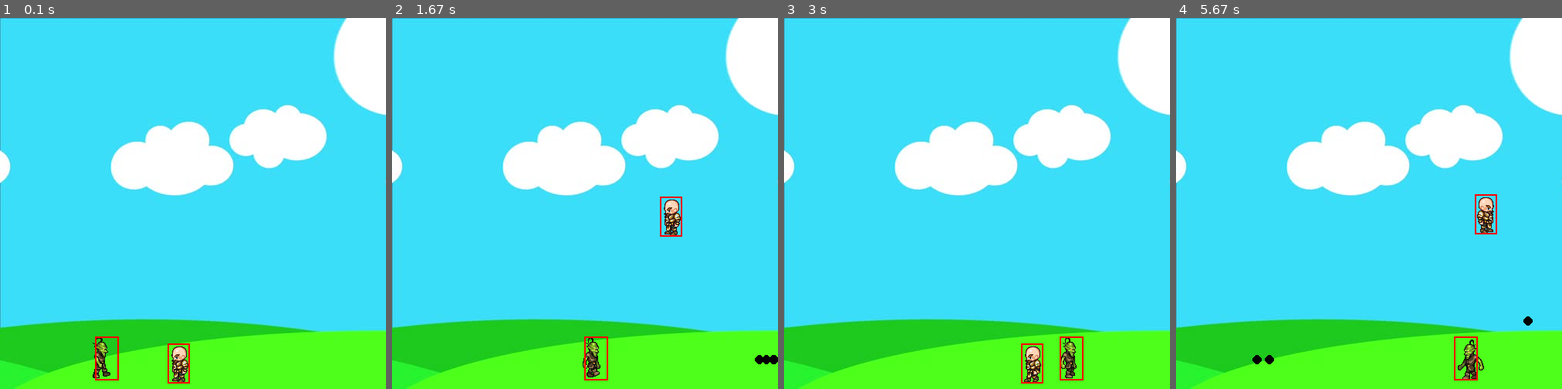
Above: before the commit, frames 1-4 (left to right).
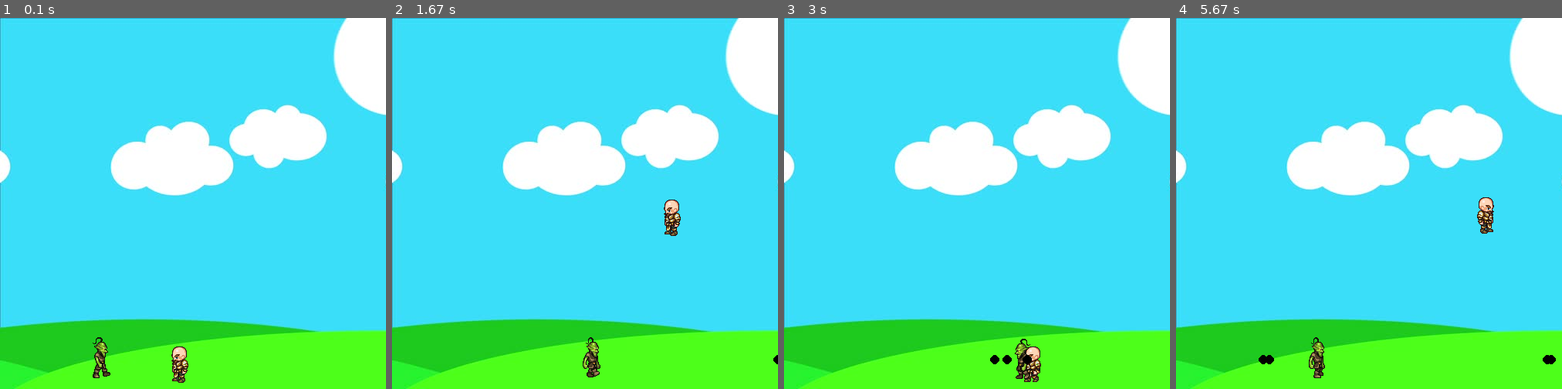
Above: after the commit, the same moments.

Repository: RobertNeuzil/game
Game: pygame game, started from first/game.py
Two runs of this game, one before a commit and one after it. Both use one fixed random seed, a clock stepped at 60 frames per second and the inputs below.
Inputs:
- Up to frame 1 (0.1 s): no input
- Up to frame 2 (1.67 s): hold Space 0.33-0.8 s; hold Right 0.33-0.8 s; hold Right 0.83-1.3 s; tap Space at 0.9, 1.2, 1.4 s; hold Up 1.33-1.63 s
- Up to frame 3 (3 s): hold Right 1.67-2.13 s; tap Space at 1.73, 2.03, 2.23, 2.53, 2.8 s; hold Left 2.17-2.7 s; hold Left from 2.73 s (still down)
- Up to frame 4 (5.67 s): tap Space at 3.1, 3.23, 3.63, 3.93, 4.3, 4.6, 4.8, 5.1, 5.3, 5.63 s; release Left at 3.13 s; hold Up 3.17-3.53 s; hold Right 3.57-4.2 s; hold Left 4.23-4.7 s; hold Right 4.73-5.2 s; hold Up 5.23-5.53 s; hold Right from 5.57 s (still down)

The runs differ from the first frame. In frame 1, 0.3% of the frame differs, in the area x 24-50%, y 85-99%; in frame 2, 0.4%; in frame 3, 0.9%; in frame 4, 1.1%, in the area x 19-99%, y 47-98%.

Commit message:
did something wrong. go back

Diff:
--- a/first/game.py
+++ b/first/game.py
@@ -26,7 +26,6 @@
         self.walkCount = 0
         self.jumpCount = 10
         self.standing = True
-        self.hitbox = (self.x + 17, self.y + 11, 29, 52)
 
     def draw(self, win):
         if self.walkCount + 1 >= 27:
@@ -44,8 +43,6 @@
                 win.blit(walkRight[0], (self.x, self.y))
             else:
                 win.blit(walkLeft[0], (self.x, self.y))
-        self.hitbox = (self.x + 17, self.y + 11, 29, 52)
-        pygame.draw.rect(win, (255,0,0), self.hitbox,2)
 
 
 
@@ -71,42 +68,37 @@
         self.y = y
         self.width = width
         self.height = height
-        self.end = end
-        self.path = [self.x, self.end]
+        self.path = [x, end]
         self.walkCount = 0
         self.vel = 3
-        self.hitbox = (self.x + 17, self.y + 2, 31, 57)
 
-    def draw(self,win):
+    def draw(self, win):
         self.move()
         if self.walkCount + 1 >= 33:
             self.walkCount = 0
 
         if self.vel > 0:
-            win.blit(self.walkRight[self.walkCount //3], (self.x, self.y))
+            win.blit(self.walkRight[self.walkCount//3], (self.x,self.y))
             self.walkCount += 1
         else:
-            win.blit(self.walkLeft[self.walkCount //3], (self.x, self.y))
+            win.blit(self.walkLeft[self.walkCount//3], (self.x,self.y))
             self.walkCount += 1
-        self.hitbox = (self.x + 17, self.y + 2, 31, 57)
-        pygame.draw.rect(win, (255,0,0), self.hitbox,2)
 
     def move(self):
         if self.vel > 0:
-            if self.x + self.vel < self.path[1]:
+            if self.x < self.path[1] + self.vel:
                 self.x += self.vel
             else:
                 self.vel = self.vel * -1
+                self.x += self.vel
                 self.walkCount = 0
         else:
-            if self.x - self.vel > self.path[0]:
+            if self.x > self.path[0] - self.vel:
                 self.x += self.vel
             else:
                 self.vel = self.vel * -1
+                self.x += self.vel
                 self.walkCount = 0
-
-    def hit(self):
-        print('hit')
 
 
 
@@ -122,28 +114,17 @@
 
 #mainloop
 man = player(200, 410, 64,64)
-goblin = enemy(100, 410, 64, 64, 450)
-shootLoop = 0
+goblin = enemy(100, 410, 64, 64, 300)
 bullets = []
 run = True
 while run:
     clock.tick(27)
-
-    if shootLoop > 0:
-        shootLoop += 1
-    if shootLoop > 3:
-        shootLoop = 0
 
     for event in pygame.event.get():
         if event.type == pygame.QUIT:
             run = False
 
     for bullet in bullets:
-        if bullet.y - bullet.radius < goblin.hitbox[1] + goblin.hitbox[3] and bullet.y + bullet.radius > goblin.hitbox[1]:
-            if bullet.x + bullet.radius > goblin.hitbox[0] and bullet.x - bullet.radius < goblin.hitbox[0] + goblin.hitbox[2]:
-                goblin.hit()
-                bullets.pop(bullets.index(bullet))
-
         if bullet.x < 500 and bullet.x > 0:
             bullet.x += bullet.vel
         else:
@@ -151,7 +132,7 @@
 
     keys = pygame.key.get_pressed()
 
-    if keys[pygame.K_SPACE] and shootLoop == 0:
+    if keys[pygame.K_SPACE]:
         if man.left:
             facing = -1
         else:
@@ -159,8 +140,6 @@
 
         if len(bullets) < 5:
             bullets.append(projectile(round(man.x + man.width //2), round(man.y + man.height//2), 6, (0,0,0), facing))
-
-        shootLoop = 1
 
     if keys[pygame.K_LEFT] and man.x > man.vel:
         man.x -= man.vel
